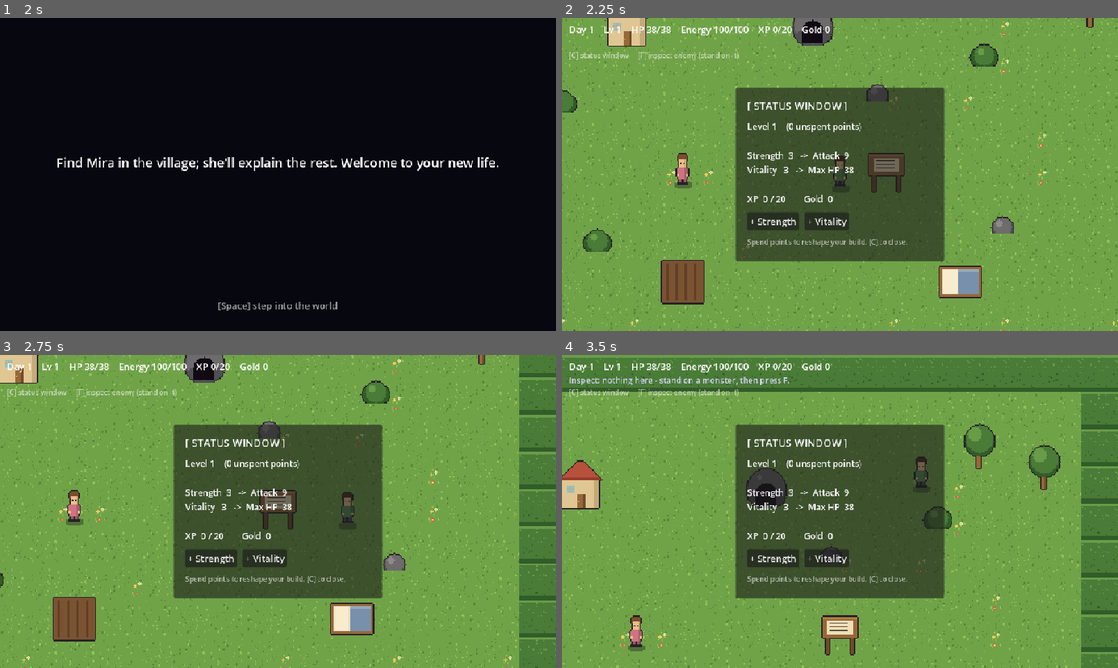
Above: before the commit, frames 1-4 (two rows, left to right).
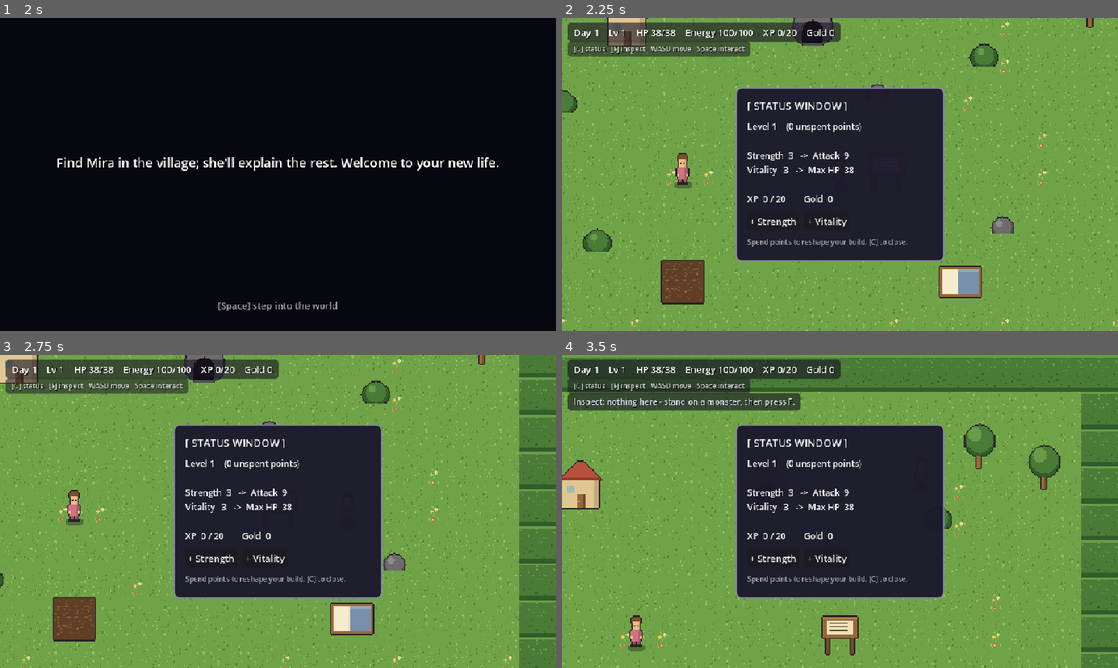
Above: after the commit, the same moments.

Repository: fkenmar/Altiare
Game: Godot game, scene res://scenes/Intro.tscn
The game is run twice, just before and just after one commit, with the same random seed, the same clock (stepped at 60 frames per second) and the same inputs.
Inputs:
- Up to frame 1 (2 s): tap Enter (ui_accept) at 0.5, 0.77, 1.25, 1.52 s; hold D 0.53-1.28 s; tap C at 0.6 s; hold S from 1.28 s (still down); tap F at 1.35 s
- Up to frame 2 (2.25 s): tap Enter (ui_accept) at 2 s; release S at 2.03 s; hold D from 2.03 s (still down); tap C at 2.1 s
- Up to frame 3 (2.75 s): keep holding D
- Up to frame 4 (3.5 s): release D at 2.78 s; hold W from 2.78 s (still down); tap F at 2.85 s; tap Enter (ui_accept) at 3.02 s

Frame 1 is identical in both runs. In frame 2, 24% of the frame differs, in the area x 1-69%, y 1-91%; in frame 3, 24%; in frame 4, 26%, in the area x 1-69%, y 1-78%.

Commit message:
Graphics polish: framed HUD panels + text shadows, tilled-earth garden texture (verified via rendered screenshots)

Diff:
--- a/scripts/HUD.gd
+++ b/scripts/HUD.gd
@@ -1,10 +1,10 @@
 extends CanvasLayer
 
 ## The diegetic player UI (M3 — the "Status Window" cheat ability). An always-on
-## vitals bar, a toggleable Status Window to view and REALLOCATE your own stats, and
-## an inspect readout for an enemy's exact numbers. Built in code so the project ships
-## no fragile UI scenes yet; stays live via GameState.stats_changed. (Floating combat
-## numbers live in the world and are spawned by Monster, not here.)
+## vitals bar, a toggleable Status Window to view and REALLOCATE your own stats, an
+## inspect readout for an enemy's exact numbers, plus contextual prompts and transient
+## messages. Built in code; panels/shadows give it a framed, readable look. Stays live
+## via GameState signals. (Floating combat numbers live in the world, spawned by Monster.)
 
 const TOGGLE_KEY := KEY_C    # open/close the status window
 const INSPECT_KEY := KEY_F   # inspect the monster you're standing on
@@ -25,53 +25,64 @@
 	GameState.message_shown.connect(_on_message)
 	_refresh()
 
+func _panel_bg(alpha: float = 0.62) -> StyleBoxFlat:
+	var sb := StyleBoxFlat.new()
+	sb.bg_color = Color(0.09, 0.08, 0.13, alpha)
+	sb.set_corner_radius_all(6)
+	sb.content_margin_left = 10
+	sb.content_margin_right = 10
+	sb.content_margin_top = 5
+	sb.content_margin_bottom = 5
+	return sb
+
+func _make_label(font_size: int = 16) -> Label:
+	var l := Label.new()
+	l.add_theme_font_size_override("font_size", font_size)
+	l.add_theme_stylebox_override("normal", _panel_bg())
+	l.add_theme_color_override("font_shadow_color", Color(0, 0, 0, 0.7))
+	l.add_theme_constant_override("shadow_offset_x", 1)
+	l.add_theme_constant_override("shadow_offset_y", 1)
+	return l
+
 func _build_ui() -> void:
-	_vitals = Label.new()
-	_vitals.position = Vector2(12, 8)
-	_vitals.add_theme_font_size_override("font_size", 16)
+	# Always-on vitals + hint + inspect, top-left (content-hugging panels).
+	_vitals = _make_label(16)
+	_vitals.position = Vector2(10, 8)
 	add_child(_vitals)
 
-	_inspect = Label.new()
-	_inspect.position = Vector2(12, 34)
-	_inspect.add_theme_font_size_override("font_size", 14)
-	_inspect.modulate = Color(0.85, 0.85, 1.0)
+	var hint := _make_label(12)
+	hint.text = "[C] status   [F] inspect   WASD move   Space interact"
+	hint.position = Vector2(10, 40)
+	hint.modulate = Color(1, 1, 1, 0.85)
+	add_child(hint)
+
+	_inspect = _make_label(14)
+	_inspect.position = Vector2(10, 66)
+	_inspect.modulate = Color(0.9, 0.92, 1.0)
+	_inspect.visible = false
 	add_child(_inspect)
 
-	var hint := Label.new()
-	hint.text = "[C] status window     [F] inspect enemy (stand on it)"
-	hint.position = Vector2(12, 56)
-	hint.add_theme_font_size_override("font_size", 12)
-	hint.modulate = Color(1, 1, 1, 0.6)
-	add_child(hint)
+	# Transient message (dialogue / results), centred near the top, fades out.
+	var msg_box := CenterContainer.new()
+	msg_box.set_anchors_preset(Control.PRESET_TOP_WIDE)
+	msg_box.offset_top = 92
+	msg_box.offset_bottom = 128
+	add_child(msg_box)
+	_message = _make_label(16)
+	_message.modulate = Color(1, 1, 1, 0)
+	msg_box.add_child(_message)
 
-	# Transient message (dialogue, harvest/bounty results), top-centre, fades out.
-	_message = Label.new()
-	_message.anchor_left = 0.5
-	_message.anchor_right = 0.5
-	_message.offset_left = -320
-	_message.offset_right = 320
-	_message.offset_top = 96
-	_message.offset_bottom = 124
-	_message.horizontal_alignment = HORIZONTAL_ALIGNMENT_CENTER
-	_message.add_theme_font_size_override("font_size", 16)
-	_message.modulate = Color(1, 1, 1, 0)
-	add_child(_message)
+	# Contextual interact prompt, centred at the bottom.
+	var prompt_box := CenterContainer.new()
+	prompt_box.set_anchors_preset(Control.PRESET_BOTTOM_WIDE)
+	prompt_box.offset_top = -56
+	prompt_box.offset_bottom = -22
+	add_child(prompt_box)
+	_prompt = _make_label(16)
+	_prompt.visible = false
+	prompt_box.add_child(_prompt)
 
-	# Contextual interact prompt, bottom-centre.
-	_prompt = Label.new()
-	_prompt.anchor_left = 0.5
-	_prompt.anchor_right = 0.5
-	_prompt.anchor_top = 1.0
-	_prompt.anchor_bottom = 1.0
-	_prompt.offset_left = -320
-	_prompt.offset_right = 320
-	_prompt.offset_top = -56
-	_prompt.offset_bottom = -28
-	_prompt.horizontal_alignment = HORIZONTAL_ALIGNMENT_CENTER
-	_prompt.add_theme_font_size_override("font_size", 16)
-	add_child(_prompt)
-
-	# --- Status Window: centered, hidden until toggled ---
+	# --- Status Window: centred, hidden until toggled ---
 	_status_panel = Panel.new()
 	_status_panel.anchor_left = 0.5
 	_status_panel.anchor_top = 0.5
@@ -81,6 +92,12 @@
 	_status_panel.offset_top = -150
 	_status_panel.offset_right = 180
 	_status_panel.offset_bottom = 150
+	var sp := StyleBoxFlat.new()
+	sp.bg_color = Color(0.11, 0.10, 0.17, 0.97)
+	sp.set_corner_radius_all(10)
+	sp.set_border_width_all(2)
+	sp.border_color = Color(0.55, 0.5, 0.72)
+	_status_panel.add_theme_stylebox_override("panel", sp)
 	_status_panel.visible = false
 	add_child(_status_panel)
 
@@ -130,6 +147,7 @@
 
 ## "Inspect any enemy's exact stats" — reads the monster the player is standing on.
 func _inspect_enemy() -> void:
+	_inspect.visible = true
 	for m in get_tree().get_nodes_in_group("monster"):
 		if is_instance_valid(m) and m._player_in_contact:
 			_inspect.text = "Inspect: %s  -  HP %d/%d, ATK %d, rewards %d XP / %d gold" % [
@@ -155,6 +173,7 @@
 			GameState.xp, GameState.xp_to_next(), GameState.gold]
 
 func _on_prompt(text: String) -> void:
+	_prompt.visible = text != ""
 	_prompt.text = ("[Space] " + text) if text != "" else ""
 
 ## Show a transient line (dialogue / harvest / bounty result), then fade it out.
--- a/scripts/PixelArt.gd
+++ b/scripts/PixelArt.gd
@@ -356,9 +356,20 @@
 	var w := 40
 	var h := 40
 	var img := new_image(w, h)
-	rect(img, 2, 2, w - 4, h - 4, SOIL)
-	for x in range(6, w - 4, 8):
-		rect(img, x, 4, 2, h - 8, SOIL_DK)
+	rect(img, 2, 2, w - 4, h - 4, SOIL_DK)  # dark earth base
+	var rng := _rng(4242)
+	for i in 70:                            # clumpy dirt mottling
+		var cx := rng.randi_range(3, w - 5)
+		var cy := rng.randi_range(3, h - 5)
+		var c := SOIL if rng.randf() < 0.6 else SOIL.lightened(0.12)
+		px(img, cx, cy, c)
+		if rng.randf() < 0.5:
+			px(img, cx + 1, cy, c)
+	for ry in range(9, h - 6, 9):           # broken furrow dashes (tilled rows, not planks)
+		var fx := 5
+		while fx < w - 8:
+			rect(img, fx, ry, 3, 1, SOIL.lightened(0.10))
+			fx += rng.randi_range(6, 10)
 	if stage == 1:
 		for sx in [12, 20, 28]:
 			px(img, sx, 26, STEM)
